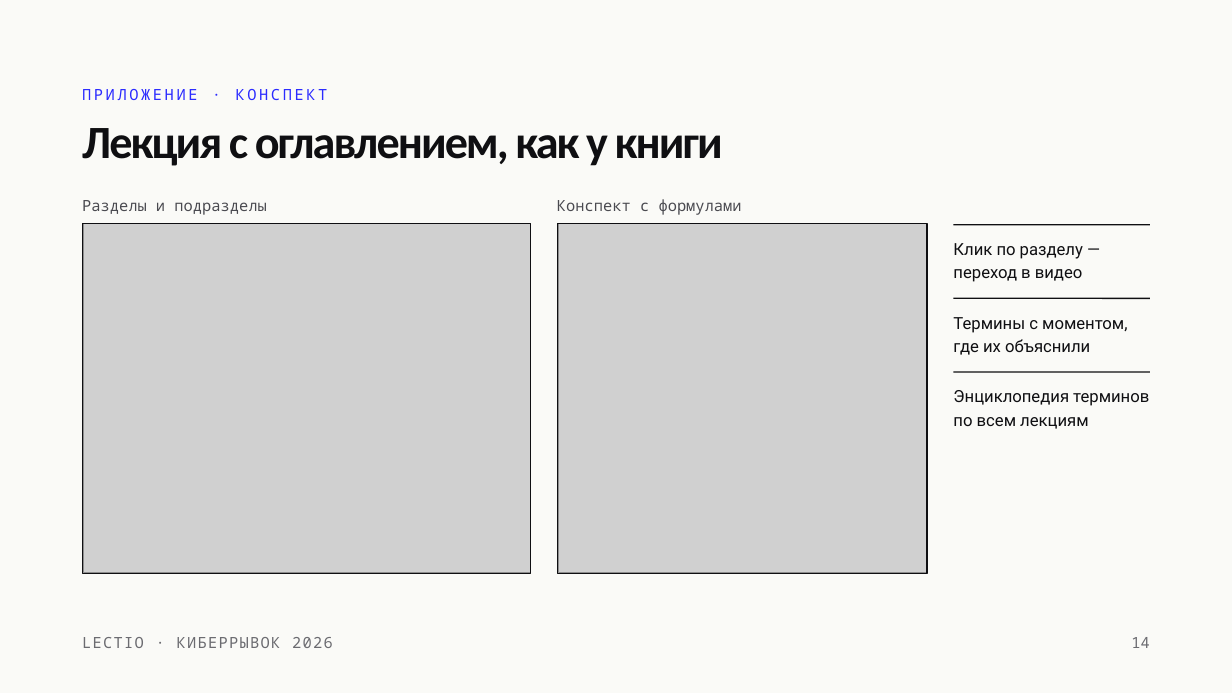
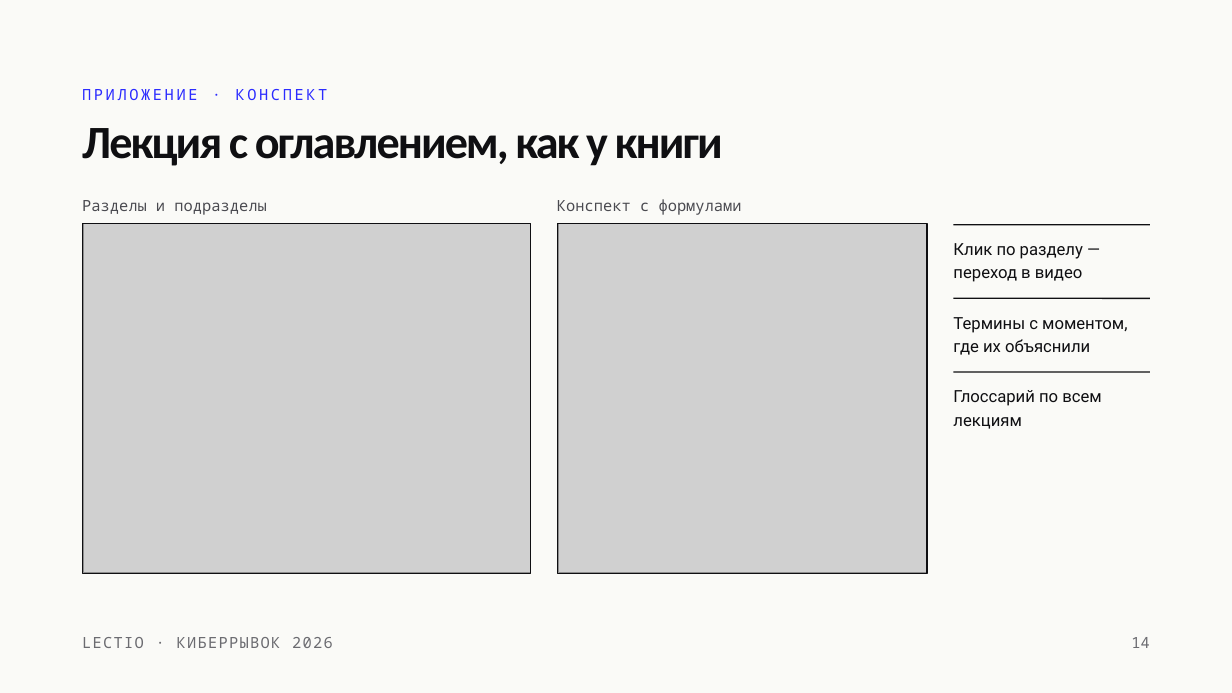
Before and after one commit to anxi0uz/lectio, a slide deck: slide 14 of Lectio — смысловой поиск по видеолекциям.pptx. Drawn at 1232x693 pixels with LibreOffice and Linux fonts; fonts in the diff are those of the drawing; grey boxes stand for pictures. Boxes give left, top, right and bottom in pixels: in the first picture for what was removed or moved away, otherwise in the second. Text is boxed around its words. In the diff, an @@ line names an element or a change of style, - is before the commit and + after.

```diff
--- a/Lectio — смысловой поиск по видеолекциям.pptx
+++ b/Lectio — смысловой поиск по видеолекциям.pptx
@@ text at (953, 390, 1101, 429): text changed @@
-Энциклопедия терминов по всем лекциям
+Глоссарий по всем лекциям
```
Also in this commit, not shown: 1 other slide changed, 9 other files.
